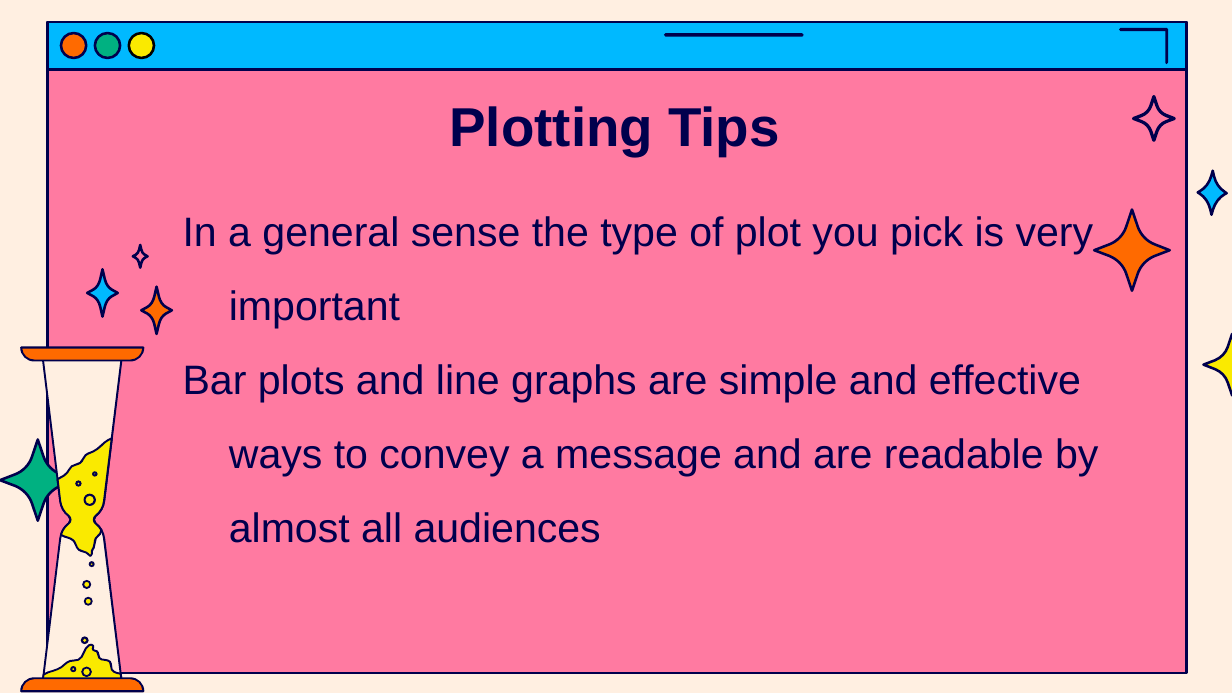
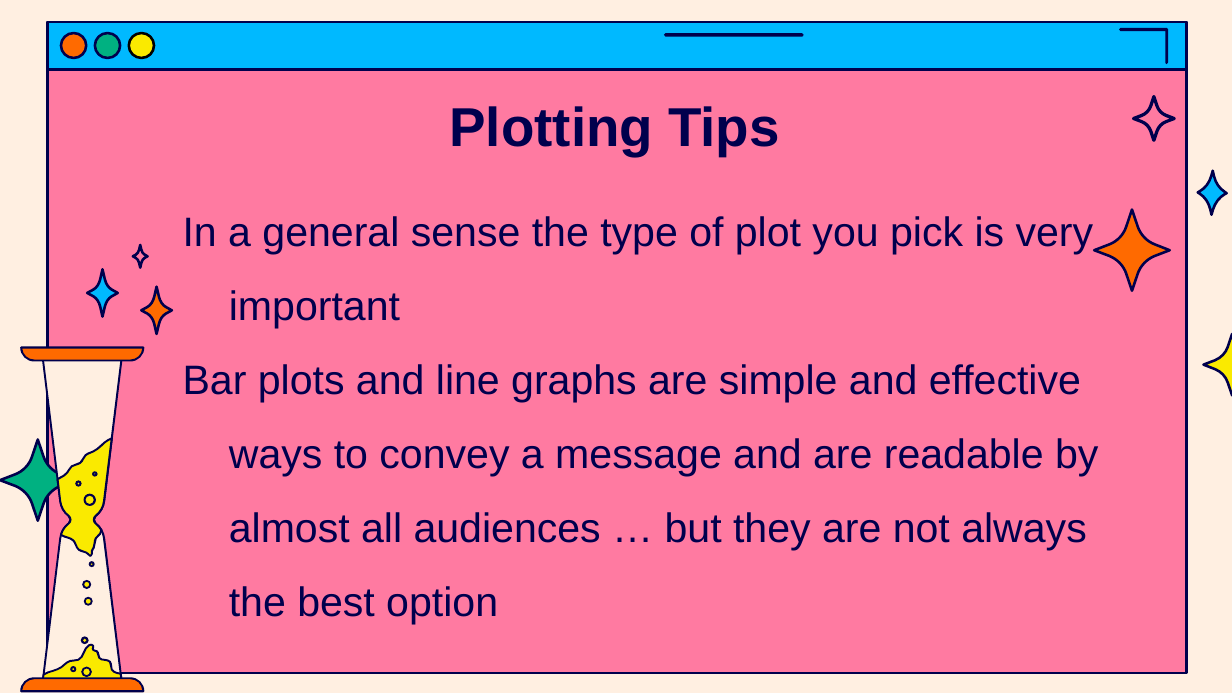
Before and after one commit to jasondsc/MATDRAB2MATFAB, a slide deck: slide 3 of slides/MATLAB_class_4.pptx. Drawn at 1232x693 pixels with LibreOffice and Linux fonts; fonts in the diff are those of the drawing. Boxes give left, top, right and bottom in pixels: in the first picture for what was removed or moved away, otherwise in the second. Text is boxed around its words. In the diff, an @@ line names an element or a change of style, - is before the commit and + after.

```diff
--- a/slides/MATLAB_class_4.pptx
+++ b/slides/MATLAB_class_4.pptx
@@ text at (x1=183, y1=364, x2=1098, y2=624): text changed @@
-Bar plots and line graphs are simple and effective ways to convey a message and are readable by almost all audiences
+Bar plots and line graphs are simple and effective ways to convey a message and are readable by almost all audiences … but they are not always the best option
```
Also in this commit, not shown: 6 other slides changed, 1 slide removed, 2 other files.
